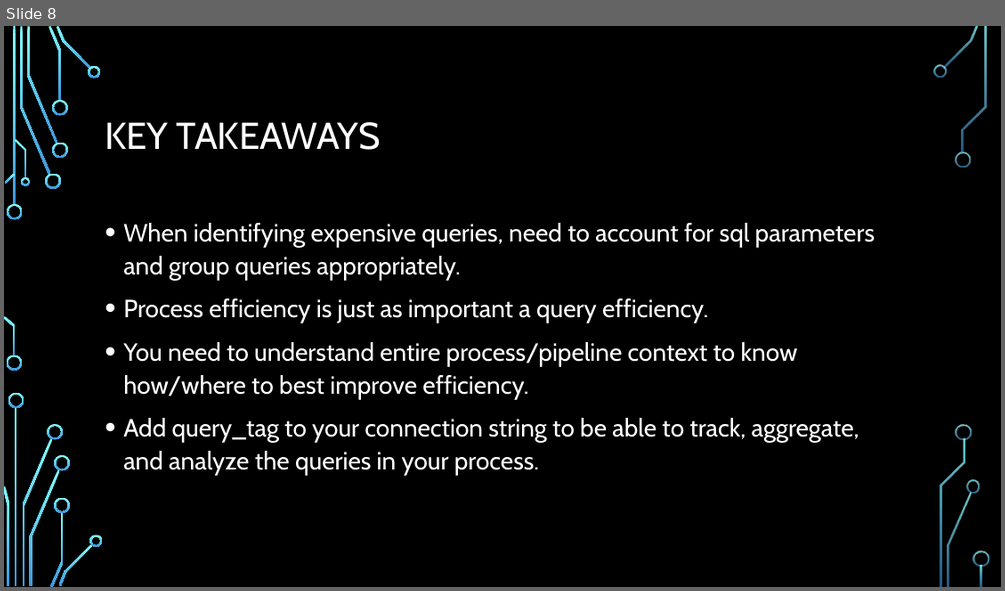
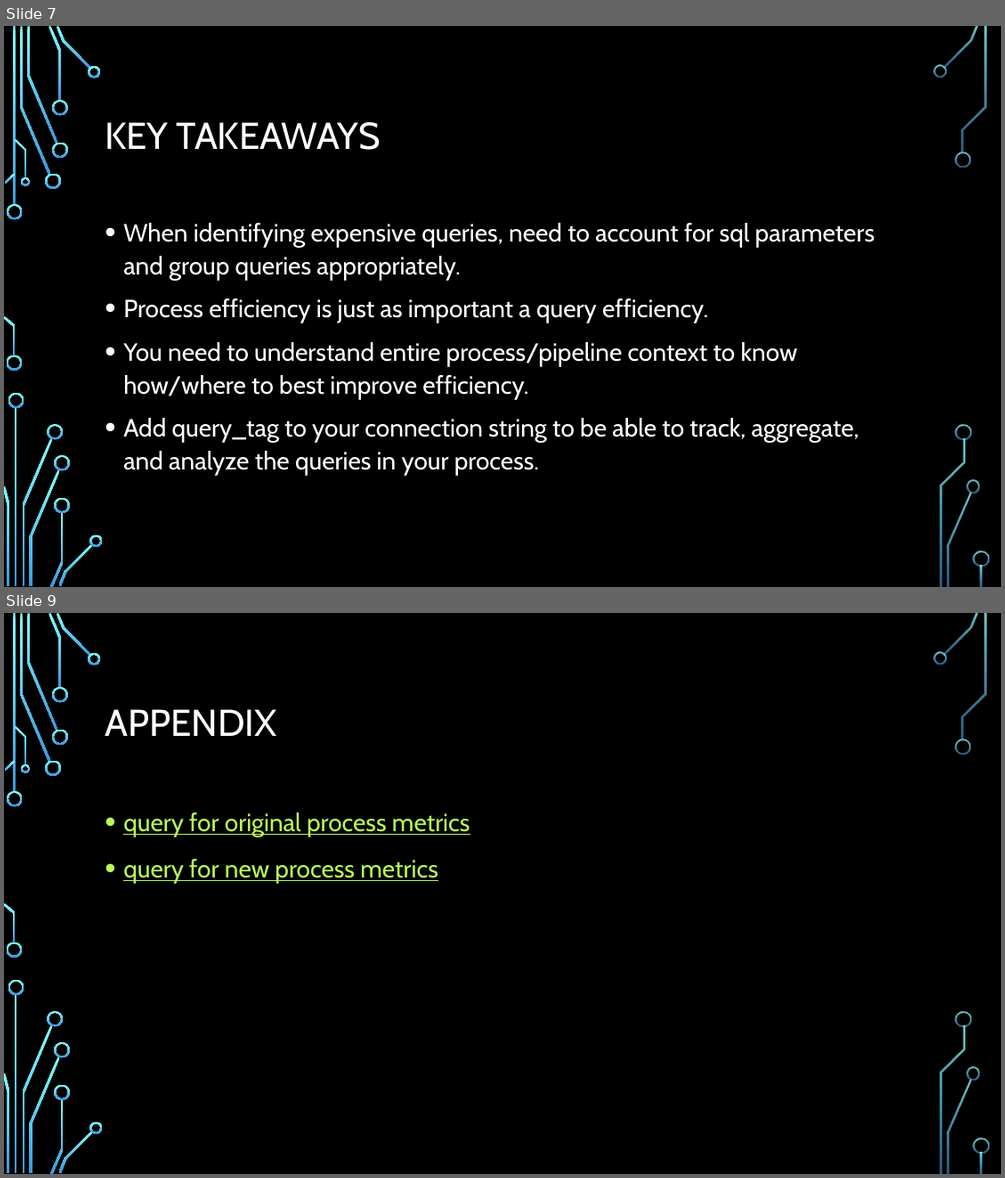
Before and after one commit to GitKlip/portfolio, a slide deck: disney/SnowflakeOptimization-CrossoverTitles.pptx. Shown one above the other, each under a label of ours: slide 8 before the commit, slides 7 and 9 after it; the slides between them are not shown. The pictures are 1005x591 and 1005x1178 pixels, drawn with LibreOffice and Linux fonts; fonts in the diff are those of the drawing; background and template pictures are left out. Boxes give left, top, right and bottom in pixels: in the first picture for what was removed or moved away, otherwise in the second. Text is boxed around its words. In the diff, an @@ line names an element or a change of style, - is before the commit and + after.

```diff
--- a/disney/SnowflakeOptimization-CrossoverTitles.pptx
+++ b/disney/SnowflakeOptimization-CrossoverTitles.pptx
@@ slide 9 added at [4, 613, 1001, 1174], background picture (left out); not listed: 36 template elements that a slide beside it also shows @@
@@ title added at [105, 709, 276, 736], 36 pt, text #FFFFFF @@
+APPENDIX
@@ text added at [123, 812, 470, 884], 24 pt, text #B8FA56, underline @@
+• query for original process metrics
+• query for new process metrics
@@ what was slide 8 is now slide 7 @@
```
Also in this commit, not shown: 2 slides changed, 2 other slides added, 5 slides removed, 1 other file.
